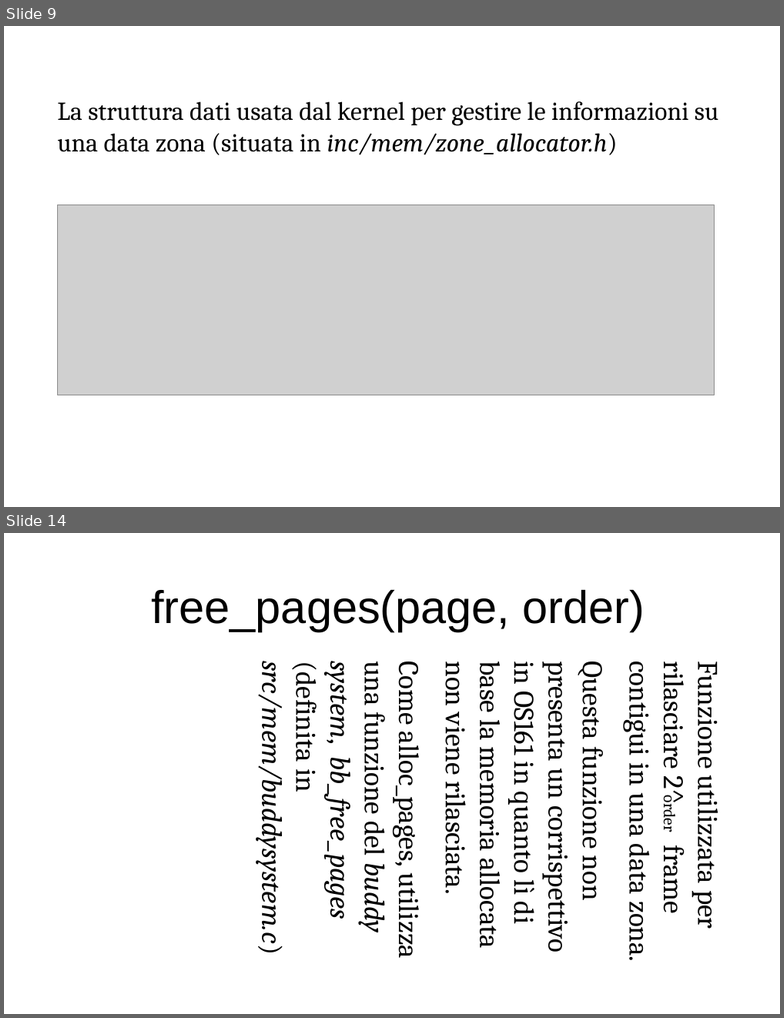
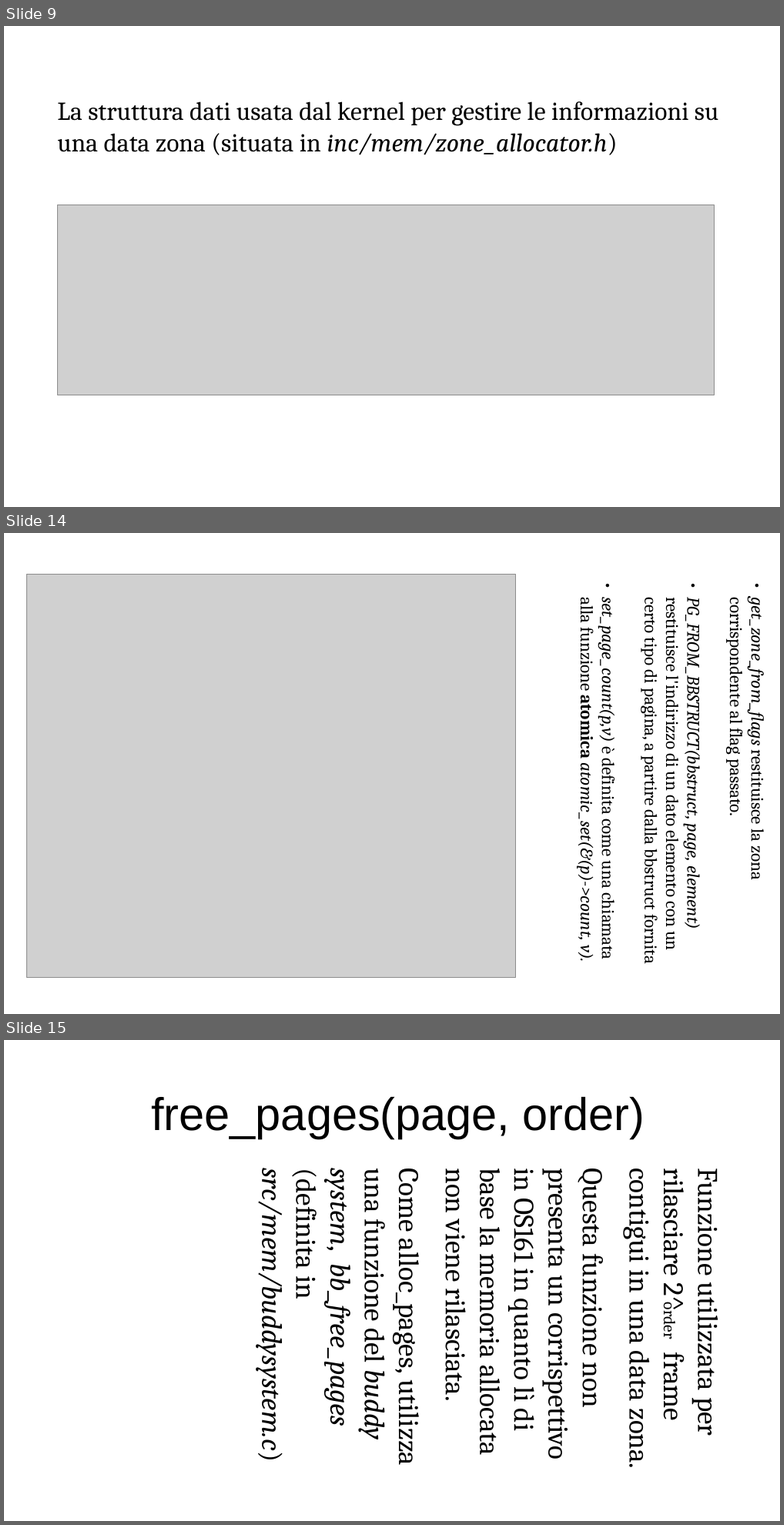
Before and after one commit to ProgrammazioneDiSistema2023-IA-ZZ/Group04, a slide deck: MentOS - Gestione Memoria.odp. Shown one above the other, each under a label of ours: slides 9 and 14 before the commit, slides 9, 14 and 15 after it; the slides between them are not shown. The pictures are 784x1018 and 784x1525 pixels, drawn with LibreOffice and Linux fonts; fonts in the diff are those of the drawing; grey boxes stand for pictures. Boxes give left, top, right and bottom in pixels: in the first picture for what was removed or moved away, otherwise in the second. Text is boxed around its words. In the diff, an @@ line names an element or a change of style, - is before the commit and + after.

```diff
--- a/MentOS - Gestione Memoria.odp
+++ b/MentOS - Gestione Memoria.odp
@@ slide 14 added at (x1=4, y1=533, x2=780, y2=1014), background #FFFFFF @@
@@ picture added at (x1=26, y1=574, x2=515, y2=977) @@
@@ subtitle added at (x1=576, y1=599, x2=770, y2=963), 22 pt, text #000000 @@
+● get_zone_from_flags restituisce la zona corrispondente al flag passato.
+● PG_FROM_BBSTRUCT(bbstruct, page, element) restituisce l'indirizzo di un dato elemento con un certo tipo di pagina, a partire dalla bbstruct fornita
+● set_page_count(p,v) è definita come una chiamata alla funzione atomica atomic_set(&(p)->count, v).
@@ what was slide 14 is now slide 15 @@
```
Also in this commit, not shown: 5 slides changed, 13 other slides added, 3 slides removed.
